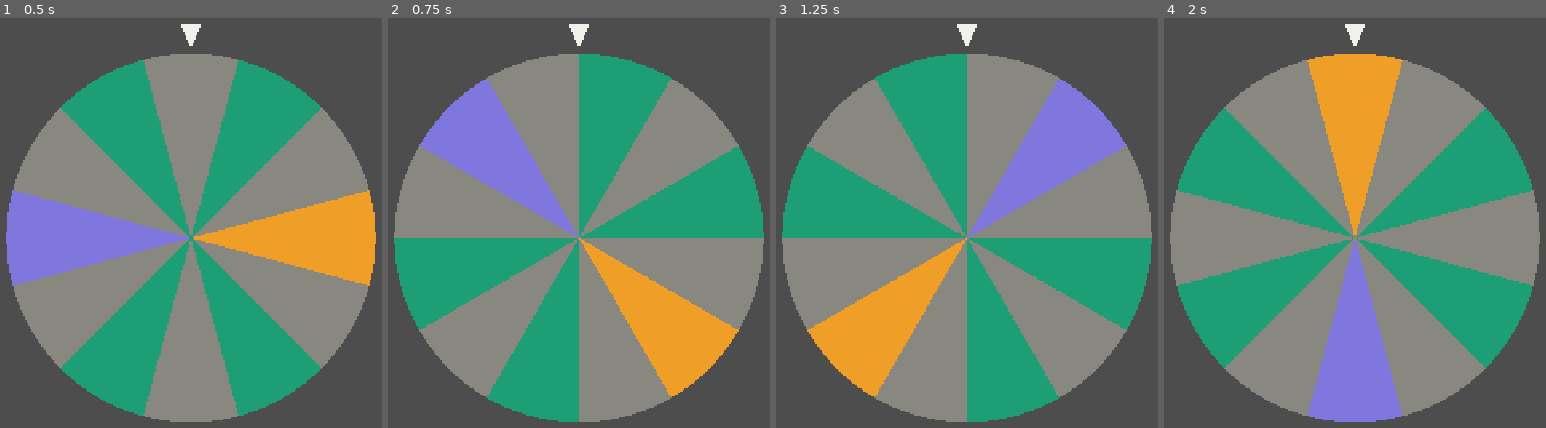
Above: before the commit, frames 1-4 (left to right).
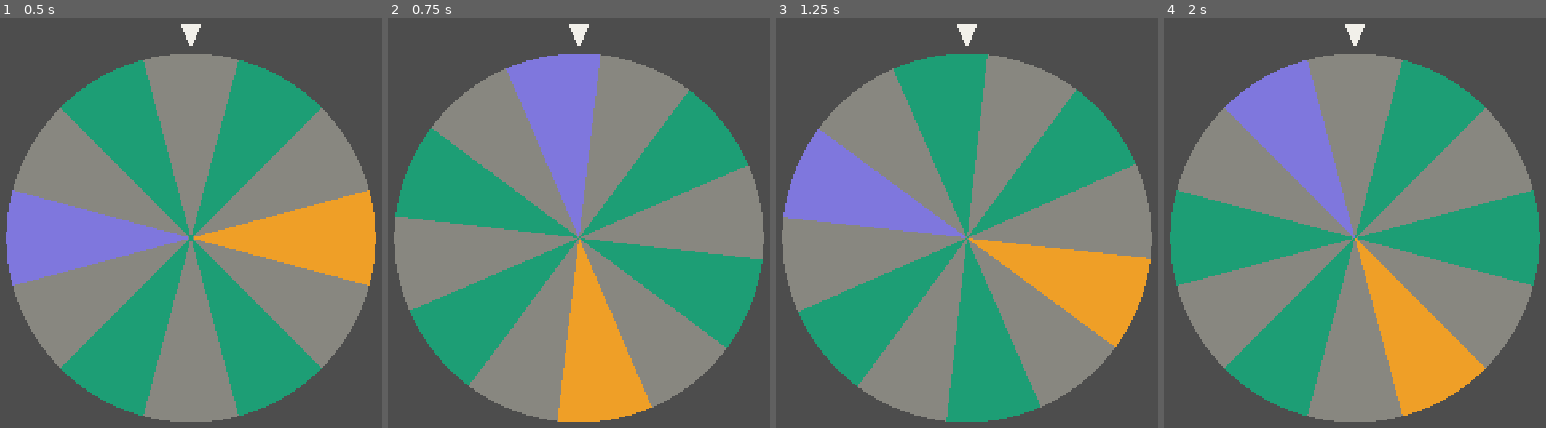
Above: after the commit, the same moments.

Repository: marvelandcat-ux/hillkkeut-mine
Game: Godot game, scene res://main.tscn
The game is run twice, just before and just after one commit, with the same random seed, the same clock (stepped at 60 frames per second) and the same inputs.
Inputs (mouse positions are in pixels of both pictures, inside the frame that each line leads up to):
- Up to frame 1 (0.5 s): no input
- Up to frame 2 (0.75 s): move the mouse to (678, 79) at 0.52 s; click (678, 79) at 0.67 s
- Up to frame 3 (1.25 s): no input
- Up to frame 4 (2 s): move the mouse to (1263, 157) at 1.27 s; click (1263, 157) at 1.42 s

Frame 1 is identical in both runs. In frame 2, 58% of the frame differs, in the area x 1-99%, y 8-99%; in frame 3, 32%; in frame 4, 68%.

Commit message:
2단계: 탭1 감속 + 탭2 빨리감기
- 첫 탭 순간 randi()로 결과를 확정하고, 감속은 그 칸으로 가는 연출일 뿐
- 목표 각도 = 그 칸이 12시에 오는 각도 + 최소 2바퀴
- Tween 3초 TRANS_CUBIC/EASE_OUT, 두 번째 탭은 set_speed_scale(6.0)
  (즉시 정지가 아니라 빨리감기라 도착지가 그대로다)
- 멈추면 spun(index, mineral, multiplier) 방출, 다음 탭에 재회전
- 탭 판정에서 상단 1/3 제외 (PIP 영상 영역)
- emulate_mouse_from_touch=false — 터치 한 번이 탭 두 번으로 먹히는 것 방지

헤드리스 검증 48회(스킵 24회): 결과 뒤바뀜 0, 포인터 정렬 어긋남 0

Co-Authored-By: Claude Opus 5 <noreply@anthropic.com>

Diff:
--- a/main.gd
+++ b/main.gd
@@ -7,6 +7,8 @@
 const POINTER_GAP := 8.0  # 룰렛 테두리와 포인터 끝 사이 간격
 const POINTER_COLOR := Color("F2F0EA")
 
+const TOP_DEAD_ZONE_RATIO := 1.0 / 3.0  # 상단 1/3은 PIP 영상에 가려지는 영역이라 탭 판정에서 뺀다
+
 @onready var _roulette: Roulette = $Roulette
 @onready var _pointer: Polygon2D = $Pointer
 
@@ -14,6 +16,33 @@
 func _ready() -> void:
 	_layout()
 	get_viewport().size_changed.connect(_layout)  # 기기 해상도가 달라도 같은 비율을 유지한다
+	_roulette.spun.connect(_on_spun)
+
+
+## 조준이 없는 게임이라 위치는 "상단 1/3인가 아닌가"만 보고 버린다
+func _unhandled_input(event: InputEvent) -> void:
+	var tap_position := Vector2.ZERO
+	if event is InputEventScreenTouch:
+		if not event.pressed:
+			return
+		tap_position = event.position
+	elif event is InputEventMouseButton:
+		if not event.pressed or event.button_index != MOUSE_BUTTON_LEFT:
+			return
+		tap_position = event.position
+	else:
+		return
+
+	if tap_position.y < get_viewport_rect().size.y * TOP_DEAD_ZONE_RATIO:
+		return
+
+	_roulette.tap()
+	get_viewport().set_input_as_handled()
+
+
+func _on_spun(index: int, mineral: String, multiplier: int) -> void:
+	# 3단계에서 캐럿 누적으로 바뀔 자리. 지금은 결과가 맞게 나오는지 눈으로 확인하는 용도다
+	print("%d번 칸 · %s · x%d" % [index, mineral, multiplier])
 
 
 func _layout() -> void:
--- a/project.godot
+++ b/project.godot
@@ -25,6 +25,10 @@
 window/stretch/mode="canvas_items"
 window/stretch/aspect="expand"
 
+[input_devices]
+
+pointing/emulate_mouse_from_touch=false
+
 [physics]
 
 3d/physics_engine="Jolt Physics"
--- a/roulette.gd
+++ b/roulette.gd
@@ -1,5 +1,8 @@
 class_name Roulette
 extends Node2D
+
+## 멈춘 결과를 알린다. 캐럿 누적·연출은 모두 이 시그널을 받아서 처리한다
+signal spun(index: int, mineral: String, multiplier: int)
 
 # 이웃 순서는 게임 규칙상 고정이다 — 순서가 바뀌면 유저가 눈에 익힌 판독이 깨진다
 const MINERALS := [
@@ -15,11 +18,28 @@
 	"다이아": Color("EF9F27"),
 }
 
+const MULTIPLIERS := {
+	"돌": 1,
+	"철": 3,
+	"금": 10,
+	"다이아": 100,
+}
+
 const WEDGE_COUNT := 12
 const WEDGE_ANGLE := TAU / WEDGE_COUNT  # 한 칸이 차지하는 각도(30도)
 const ARC_SEGMENTS := 8  # 부채꼴 호를 나누는 조각 수. 클수록 원이 매끄럽다
 const SPIN_SPEED := TAU / 2.0  # 상시 회전 속도(초당 180도)
 const UP_ANGLE := -PI / 2.0  # 12시 방향. Godot는 y축이 아래로 향해서 위쪽이 -90도다
+
+const SLOW_DOWN_TIME := 3.0  # 첫 탭 후 멈추기까지 걸리는 시간
+const SKIP_SPEED_SCALE := 6.0  # 두 번째 탭의 빨리감기 배속 (3초 → 0.5초)
+const MIN_EXTRA_TURNS := 2  # 목표 칸에 도달하기 전 최소로 더 도는 바퀴 수
+
+enum State {
+	SPINNING,  # 상시 회전 중
+	SLOWING,  # 결과가 정해졌고 그 칸으로 감속하는 중
+	STOPPED,  # 멈춰서 다음 탭을 기다리는 중
+}
 
 ## 룰렛 반지름. 화면 크기에 맞춰 밖에서 넣어주면 칸을 다시 만든다
 @export var radius: float = 100.0:
@@ -29,6 +49,10 @@
 			_build_wedges()
 
 var _wedges: Array[Polygon2D] = []  # 인덱스 0~11로 칸에 바로 접근하려고 배열로 들고 있는다
+var _state := State.SPINNING
+var _result_index := -1  # 첫 탭에서 확정된 결과. 연출이 끝날 때까지 이 값은 변하지 않는다
+var _slow_down_tween: Tween = null
+var _skipped := false  # 빨리감기는 한 번만 먹힌다
 
 
 func _ready() -> void:
@@ -36,7 +60,62 @@
 
 
 func _process(delta: float) -> void:
-	rotation += SPIN_SPEED * delta
+	if _state == State.SPINNING:
+		rotation += SPIN_SPEED * delta
+
+
+## 화면 어디를 눌렀든 이 함수 하나로 들어온다. 조준이 없는 게임이라 위치를 받지 않는다
+func tap() -> void:
+	match _state:
+		State.SPINNING:
+			_start_slow_down()
+		State.SLOWING:
+			_skip_slow_down()
+		State.STOPPED:
+			_start_spin()
+
+
+## ★결과는 여기서 확정된다★
+## 감속은 이미 정해진 칸으로 가는 연출일 뿐이라, 이후 어떤 탭도 결과를 바꾸지 못한다
+func _start_slow_down() -> void:
+	_result_index = randi() % WEDGE_COUNT
+	_state = State.SLOWING
+	_skipped = false
+
+	_slow_down_tween = create_tween()
+	_slow_down_tween.tween_property(self, "rotation", _target_rotation(_result_index), SLOW_DOWN_TIME) \
+		.set_trans(Tween.TRANS_CUBIC).set_ease(Tween.EASE_OUT)
+	_slow_down_tween.finished.connect(_on_slow_down_finished)
+
+
+## 즉시 정지가 아니라 남은 연출을 빨리 감는다. 도착지가 그대로라 결과도 그대로다
+func _skip_slow_down() -> void:
+	if _skipped or _slow_down_tween == null:
+		return
+	_skipped = true
+	_slow_down_tween.set_speed_scale(SKIP_SPEED_SCALE)
+
+
+func _on_slow_down_finished() -> void:
+	_state = State.STOPPED
+	_slow_down_tween = null
+	rotation = fposmod(rotation, TAU)  # 각도가 무한정 커지면 정밀도가 떨어져서 한 바퀴 안으로 접는다
+
+	var mineral: String = MINERALS[_result_index]
+	spun.emit(_result_index, mineral, MULTIPLIERS[mineral])
+
+
+func _start_spin() -> void:
+	_state = State.SPINNING
+	_result_index = -1
+
+
+## index번 칸의 중심이 12시 포인터에 오는 회전각.
+## 그 조건을 만족하는 각도는 2π 간격으로 무한히 많아서, 최소 2바퀴 뒤의 것을 고른다
+func _target_rotation(index: int) -> float:
+	var aligned := -index * WEDGE_ANGLE
+	var earliest := rotation + TAU * MIN_EXTRA_TURNS
+	return aligned + ceil((earliest - aligned) / TAU) * TAU
 
 
 ## 12칸을 각각 독립 노드로 만든다. 칸마다 색을 따로 바꿔야 해서 통짜 이미지를 쓰지 않는다
